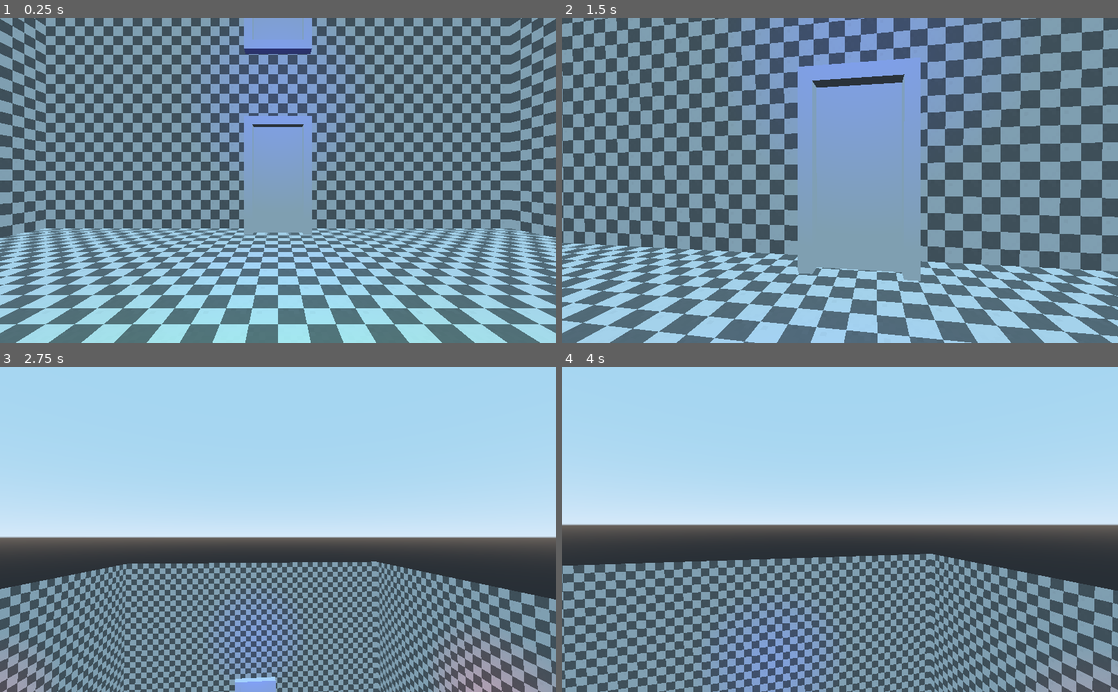
Above: before the commit, frames 1-4 (two rows, left to right).
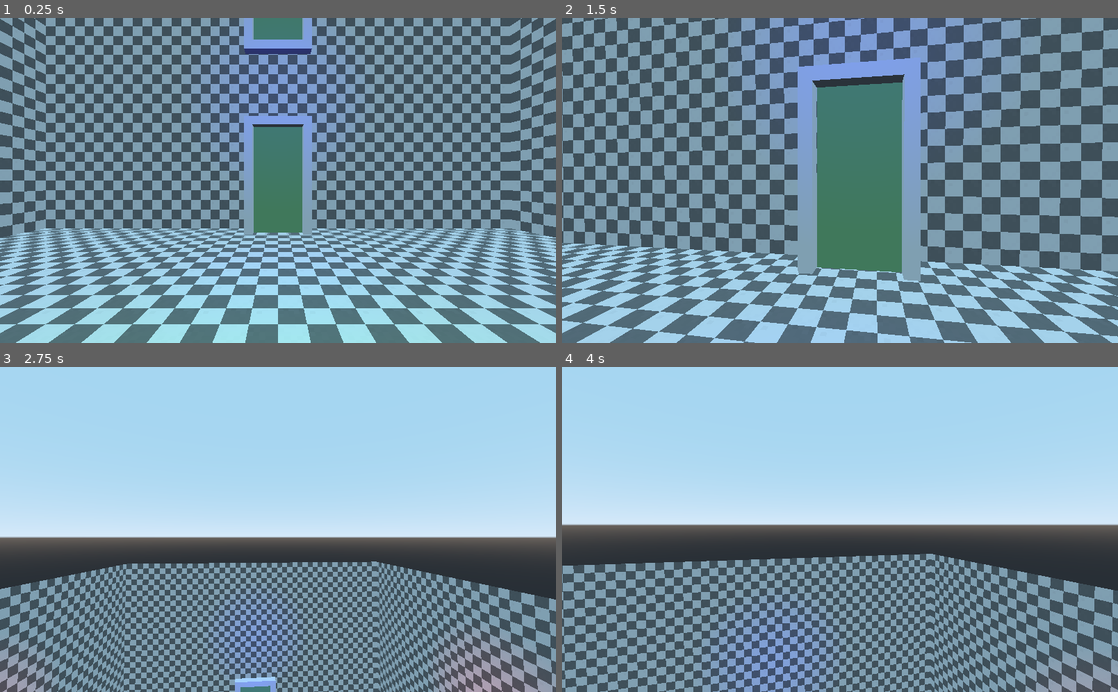
Above: after the commit, the same moments.

Repository: Krazy-J/door-in-the-wall
Game: Godot game, scene res://Main.tscn
Same seed, same stepped clock (60 frames per second), same inputs: the game is played once before the commit and once after it.
Inputs (mouse positions are in pixels of both pictures, inside the frame that each line leads up to):
- Up to frame 1 (0.25 s): no input
- Up to frame 2 (1.5 s): tap Enter at 0.5 s; move the mouse to (867, 180) at 0.52 s; press the mouse at (867, 180) at 0.53 s; hold W (move_forward) from 0.53 s (still down); move the mouse to (812, 180) at 1.27 s; release the mouse at (812, 180) at 1.28 s; click (812, 180) at 1.35 s
- Up to frame 3 (2.75 s): keep holding W (move_forward); move the mouse to (289, 523) at 2.02 s; press the mouse at (289, 523) at 2.03 s
- Up to frame 4 (4 s): keep holding W (move_forward); move the mouse to (834, 536) at 2.77 s; release the mouse at (834, 536) at 2.78 s; click (834, 536) at 2.85 s; move the mouse to (878, 532) at 3.52 s; press the mouse at (878, 532) at 3.53 s

The runs differ from the first frame. In frame 1, 3.4% of the frame differs, in the area x 45-55%, y 0-67%; in frame 2, 8.7%, in the area x 45-62%, y 19-79%; in frame 3, less than 0.1%; in frame 4, nothing differs.

Commit message:
Door viewport stuff

Diff:
--- a/objects/Door.tscn
+++ b/objects/Door.tscn
@@ -1,15 +1,24 @@
-[gd_scene load_steps=6 format=2]
+[gd_scene load_steps=10 format=2]
 
 [ext_resource path="res://models/DoorFrame.obj" type="ArrayMesh" id=1]
 [ext_resource path="res://objects/DoorEnter.gd" type="Script" id=2]
+[ext_resource path="res://objects/DoorViewport.gd" type="Script" id=3]
+[ext_resource path="res://models/DoorFrameBack.obj" type="ArrayMesh" id=4]
 
-[sub_resource type="BoxShape" id=1]
+[sub_resource type="ViewportTexture" id=1]
+viewport_path = NodePath("Viewport")
+
+[sub_resource type="SpatialMaterial" id=2]
+resource_local_to_scene = true
+albedo_texture = SubResource( 1 )
+
+[sub_resource type="BoxShape" id=3]
 extents = Vector3( 0.3, 3.5, 0.25 )
 
-[sub_resource type="BoxShape" id=2]
+[sub_resource type="BoxShape" id=4]
 extents = Vector3( 0.3, 0.25, 2 )
 
-[sub_resource type="BoxShape" id=3]
+[sub_resource type="BoxShape" id=5]
 extents = Vector3( 0, 3.25, 1.5 )
 
 [node name="Door" type="MeshInstance"]
@@ -17,24 +26,51 @@
 material/0 = null
 script = ExtResource( 2 )
 
+[node name="Viewport" type="Viewport" parent="."]
+size = Vector2( 473, 1024 )
+handle_input_locally = false
+disable_3d = true
+render_target_update_mode = 3
+gui_disable_input = true
+script = ExtResource( 3 )
+
+[node name="ColorRect" type="ColorRect" parent="Viewport"]
+anchor_right = 1.0
+anchor_bottom = 1.0
+color = Color( 0.227451, 0.537255, 0.223529, 1 )
+
+[node name="Spatial" type="Spatial" parent="Viewport"]
+transform = Transform( 1, 0, 0, 0, 1, 0, 0, 0, 1, -2.13498, 3.6135, 0 )
+
+[node name="Camera" type="Camera" parent="Viewport/Spatial"]
+transform = Transform( -0.372966, 0, 0.927845, 0.00409532, 0.99999, 0.0016462, -0.927836, 0.00441379, -0.372962, -0.0041256, 0, 0.00430012 )
+current = true
+
+[node name="DoorFrameBack" type="MeshInstance" parent="."]
+transform = Transform( 1, 0, 0, 0, 1, 0, 0, 0, 1, -0.010685, 4.76837e-007, 0.0081768 )
+material_override = SubResource( 2 )
+mesh = ExtResource( 4 )
+material/0 = null
+
 [node name="StaticBody" type="StaticBody" parent="."]
+editor/display_folded = true
 transform = Transform( 1, 0, 0, 0, 1, 0, 0, 0, 1, 0, 3.5, 0 )
 
 [node name="FrameSide" type="CollisionShape" parent="StaticBody"]
 transform = Transform( 1, 0, 0, 0, 1, 0, 0, 0, 1, 0, 0, -1.75 )
-shape = SubResource( 1 )
+shape = SubResource( 3 )
 
 [node name="FrameSide2" type="CollisionShape" parent="StaticBody"]
 transform = Transform( 1, 0, 0, 0, 1, 0, 0, 0, 1, 0, 0, 1.75 )
-shape = SubResource( 1 )
+shape = SubResource( 3 )
 
 [node name="FrameTop" type="CollisionShape" parent="StaticBody"]
 transform = Transform( 1, 0, 0, 0, 1, 0, 0, 0, 1, 0, 3.25, 0 )
-shape = SubResource( 2 )
+shape = SubResource( 4 )
 
 [node name="DoorEnter" type="Area" parent="."]
 transform = Transform( 1, 0, 0, 0, 1, 0, 0, 0, 1, 0.6, 3.25, 0 )
 
 [node name="CollisionShape" type="CollisionShape" parent="DoorEnter"]
-shape = SubResource( 3 )
+shape = SubResource( 5 )
 [connection signal="body_entered" from="DoorEnter" to="." method="_on_DoorEnter_body_entered"]
--- /dev/null
+++ b/objects/DoorViewport.gd
@@ -0,0 +1,8 @@
+extends Viewport
+
+func _ready():
+	$Spatial/Camera.make_current()
+	#$DoorCamera.global_transform.origin = Vector3(0, 1, 0)
+	#world = (get_node("/root") as Viewport).world
+	#own_world = true
+	print("camera activated")
Not shown, changed: models/DoorFrame.obj
Not shown, added: models/DoorFrameBack.obj
Not shown, added: models/DoorFrameBack.obj.import
